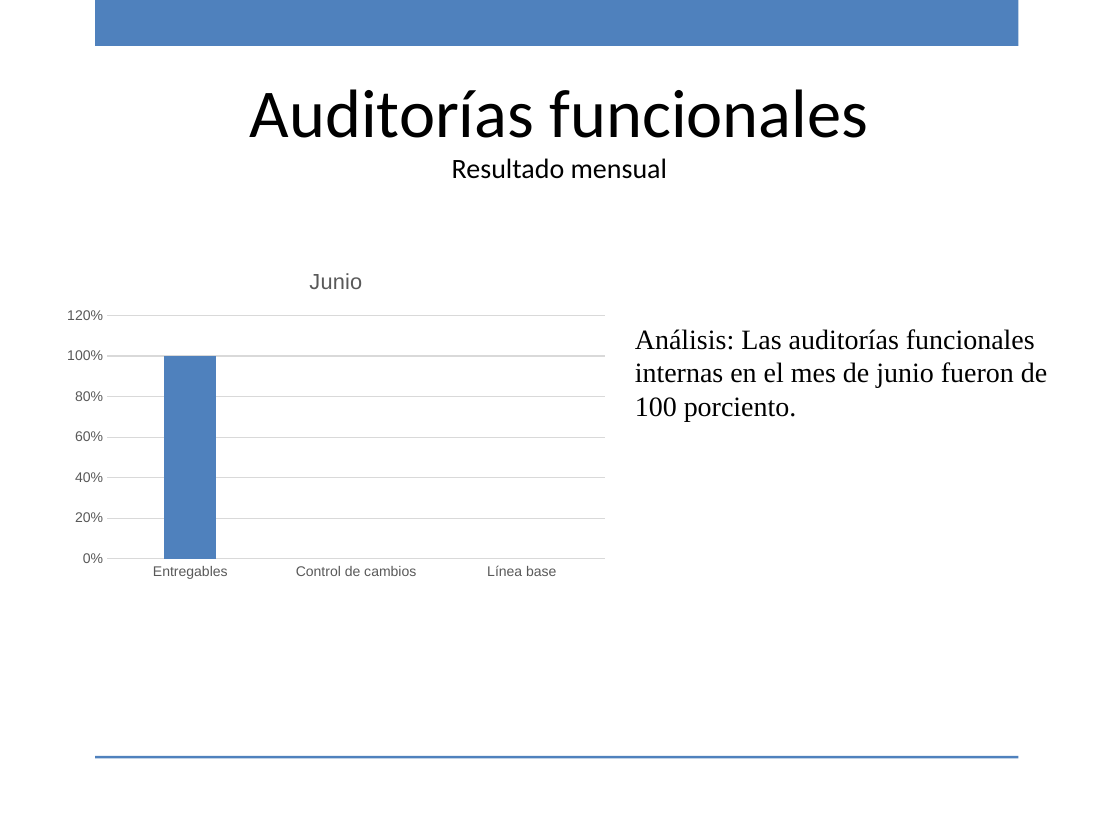
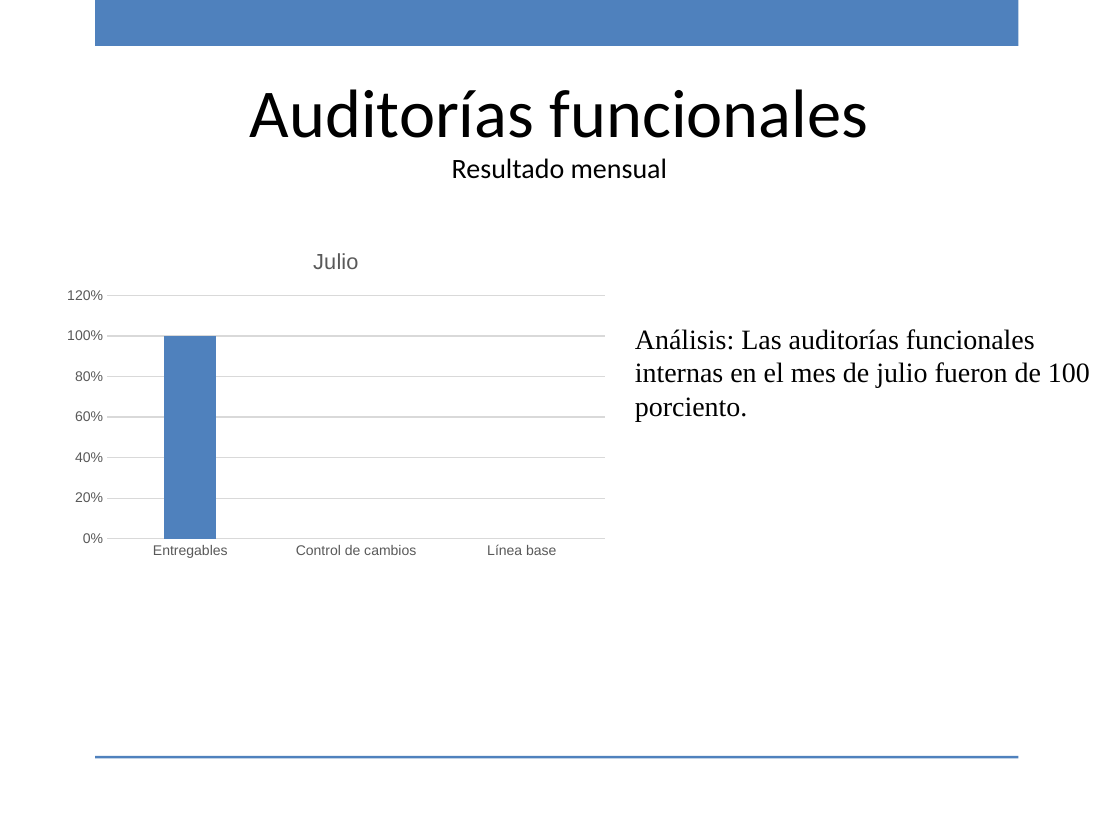
Before and after one commit to ricardo-novelasos/SOSQTP, a slide deck: slide 10 of Proyectos/2016/Métricas y monitoreo/Reporte_monitoreo_2016.pptx. Drawn at 1120x840 pixels with LibreOffice and Linux fonts; fonts in the diff are those of the drawing; background and template pictures are left out. Boxes give left, top, right and bottom in pixels: in the first picture for what was removed or moved away, otherwise in the second. Text is boxed around its words. In the diff, an @@ line names an element or a change of style, - is before the commit and + after.

Commit message:
Revision del mes de julio

```diff
--- a/Proyectos/2016/Métricas y monitoreo/Reporte_monitoreo_2016.pptx
+++ b/Proyectos/2016/Métricas y monitoreo/Reporte_monitoreo_2016.pptx
@@ column chart at <box>56,231,616,567</box> @@
@@ title "Junio" to "Julio" @@
-Junio: 1, -, -
+Julio: 1, -, -
@@ value axis changed @@
@@ background changed @@
@@ column chart: place and size @@
-column chart at <box>56,251,616,587</box>
+column chart at <box>56,231,616,567</box>
@@ text at <box>635,329,1090,421</box>: text changed @@
-Análisis: Las auditorías funcionales internas en el mes de junio fueron de 100 porciento.
+Análisis: Las auditorías funcionales internas en el mes de julio fueron de 100 porciento.
```
Also in this commit, not shown: 19 other slides changed, 3 other files.
